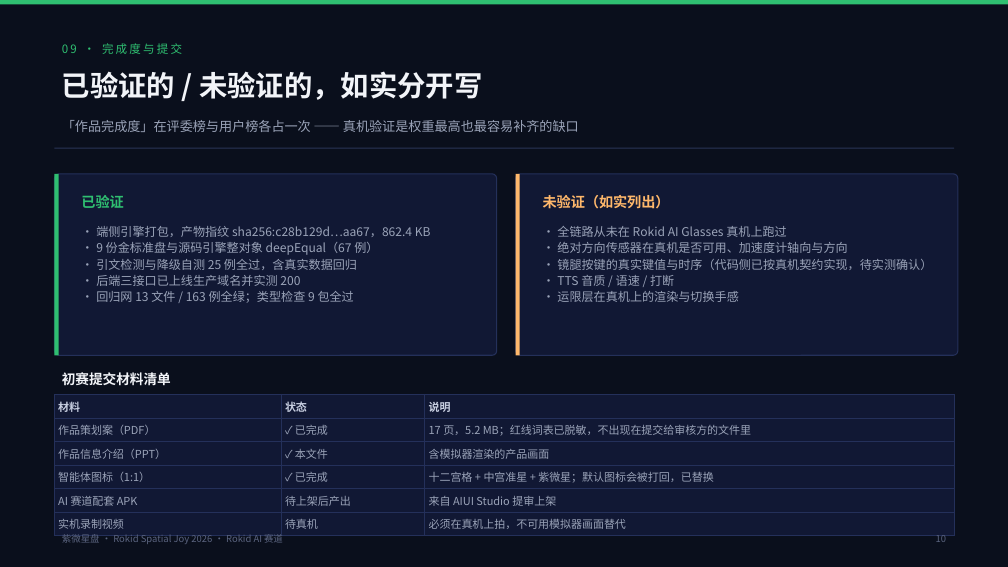
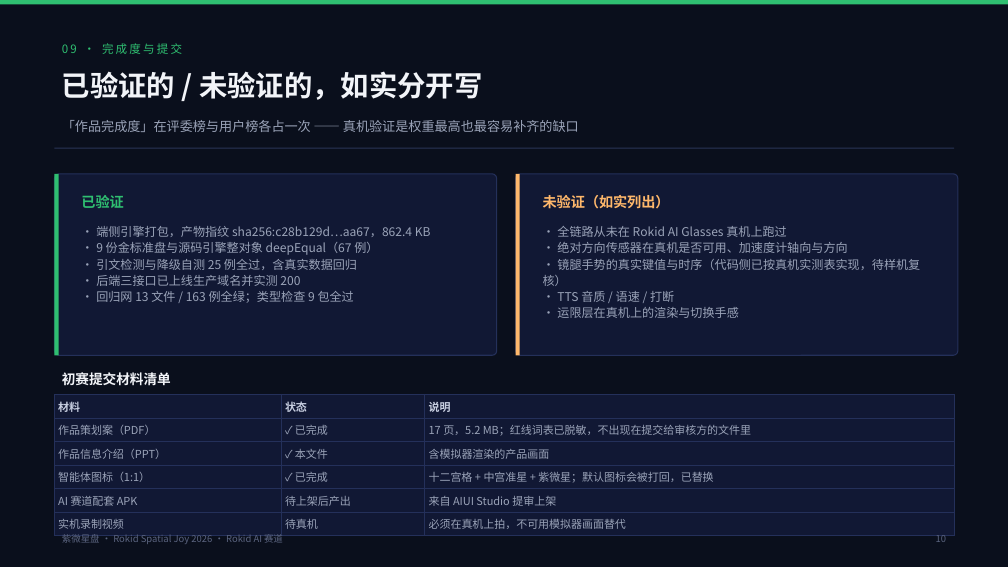
Before and after one commit to frankfika/ziwei, a slide deck: slide 10 of apps/rokid-agent/submit-kit/ppt/紫微星盘-作品信息介绍.pptx. Drawn at 1008x567 pixels with LibreOffice and Linux fonts; fonts in the diff are those of the drawing. Boxes give left, top, right and bottom in pixels: in the first picture for what was removed or moved away, otherwise in the second. Text is boxed around its words. In the diff, an @@ line names an element or a change of style, - is before the commit and + after.

Commit message:
docs(rokid): 对外材料与内部文档同步到手势口径
商店描述 / 视频脚本 / FAQ / 社区帖 / 合规清单 / 软著说明书 / PPT /
README / PROPOSAL / DEVICE-CHECKLIST / HANDOVER / SUBMIT-RUNBOOK
统一改成「滑动选宫 / 轻点确认 / 连点两下切层」。

要点：
- 对外材料不再说「上下键切层」「左右键巡宫」「确认键」——
  真机镜腿没有独立按键，这些说法在真机上不成立。
- DEVICE-CHECKLIST E 组整组重写：按手势描述，并新增
  E17「一次滑动只走一档」、E18「点一下只执行一次」、E19「抄原始键值日志」。
- SUBMIT-RUNBOOK §0 补上真机手势实测表（言值项目）与 Studio bundle 派发逻辑
  两条证据，阻塞表「真机交互链路」行同步。
- 软著说明书按键表改手势表；源程序打印稿重出（5119 行 → 61 页）、
  说明书 PDF 重出、提审 PPT 重出（10 页 / 0.81 MB）。

```diff
--- a/apps/rokid-agent/submit-kit/ppt/紫微星盘-作品信息介绍.pptx
+++ b/apps/rokid-agent/submit-kit/ppt/紫微星盘-作品信息介绍.pptx
@@ text at [543, 259, 920, 286]: text changed @@
-· 镜腿按键的真实键值与时序（代码侧已按真机契约实现，待实测确认）
+· 镜腿手势的真实键值与时序（代码侧已按真机实测表实现，待样机复核）
```
Also in this commit, not shown: 2 other slides changed, 12 other files.
